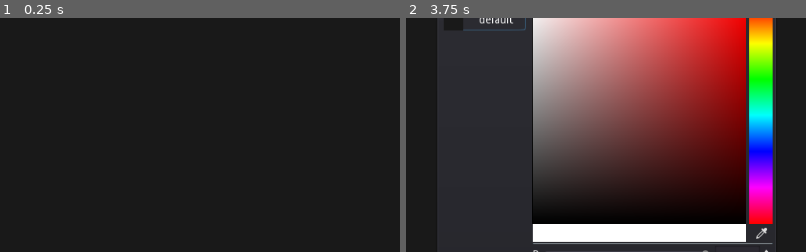
Above: before the commit, frames 1-2 (left to right).
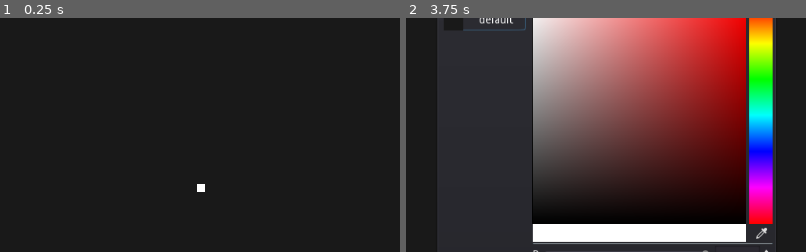
Above: after the commit, the same moments.

Repository: hpn33/manga-reader-by-godot-
Game: Godot game, scene res://scene/Main.tscn
Same seed, same stepped clock (60 frames per second), same inputs: the game is played once before the commit and once after it.
Inputs:
- Up to frame 1 (0.25 s): no input
- Up to frame 2 (3.75 s): click "choise image path" at 0.5 s; click "O" at 1.25 s; click "_" at 2 s; click "Full" at 2.75 s; click "Option" at 3.5 s
The pictures show only the part of the screen within x 25-75%, y 14-64%; the shares and areas given below are measured in that part.

The runs differ from the first frame. In frame 1, less than 0.1% of the frame differs, in the area x 49-52%, y 70-75%; in frame 2, nothing differs.
Error in both runs: Trying to assign value of type 'MenuButton' to a variable of type 'Label'. (res://scene/ui/TitleBar/TitleBar.gd:3)

Commit message:
improve sorting

Diff:
--- a/object/ImageHolder2D/ImageHolder2D.gd
+++ b/object/ImageHolder2D/ImageHolder2D.gd
@@ -1,6 +1,4 @@
 extends Sprite
-
-signal update(index)
 
 var thread = null
 
@@ -50,12 +48,14 @@
 	# Always wait for threads to finish, this is required on Windows
 	thread.wait_to_finish()
 
+	var prev_size = size.y
+
 	texture = resource
-	set_size()
 
-#	adapter.set_size()
+	var diff = size.y - prev_size
 
-
+	adapter.fix_pos_to_last(get_position_in_parent(), diff)
+#	adapter.sorting()
 
 
 func set_margin(x, y):
@@ -67,7 +67,6 @@
 func set_size():
 	size = texture.get_size() + margin
 	fix_offset()
-	emit_signal("update")
 
 
 func fix_offset():
--- a/object/ImageView/ImageView.gd
+++ b/object/ImageView/ImageView.gd
@@ -1,7 +1,6 @@
 extends Node2D
 class_name ImageView
 
-#signal children_changed
 
 onready var fsm = $state
 
@@ -10,7 +9,6 @@
 onready var camera2d = $"../Camera2D"
 
 
-#var index := 0
 var image_list := PoolStringArray()
 var image_textures := []
 var image_size := []
@@ -19,11 +17,6 @@
 var size := Vector2()
 var margin := Vector2(20, 10)
 
-var box := Rect2()
-
-
-#func _ready() -> void:
-#	share.set_value('image_loader', Thread.new())
 
 func start(_image_list):
 	image_list = _image_list
@@ -42,7 +35,6 @@
 
 	size.y = 0
 	for i in get_child_count():
-
 		var child = get_children()[i]
 
 		if child.name == 'state':
@@ -50,36 +42,37 @@
 
 		size.x = max(size.x, child.size.x)
 
-		if i == get_child_count()-1:
-			size.y = child.position.y + child.size.y
+		size.y += child.size.y
 
 	set_camera_limit()
-	sort()
+
+
+func set_size_zero():
+	size = Vector2()
 
 
 func sort():
 	var hp = 0
+	var center_x = size.x/2
 
 	for i in get_child_count():
 
 		var child = get_children()[i]
 		if child.name == 'state':
 			continue
-#		child.set_margin(50, 50)
 
 		# set center
-		child.position.x = size.x/2
+		child.position.x = center_x
 
 		# set vertical position
-		var fix = child.margin.y/2 if i == 1 else 0
-		child.position.y = hp + fix
+		child.position.y = hp
 
-#		print(child.position)
 		hp += child.size.y
 
 
-func sort_to_last(index: int):
-	var hp = 0
+func fix_pos_to_last(index: int, diff):
+	set_size()
+	var center_x = size.x/2
 
 	for i in get_child_count():
 
@@ -88,19 +81,15 @@
 		if child.name == 'state':
 			continue
 
-		if i >= index:
-			# set center
-			var x = size.x /2
-			child.position.x = size.x/2
+		child.position.x = center_x
 
-			# set vertical position
-			var fix = child.margin.y/2 if i == 1 else 0
-			child.position.y = hp + fix
+		if i > index:
+			child.position.y += diff
 
 
-
-#		print(child.position)
-		hp += child.size.y
+func sorting():
+	set_size()
+	sort()
 
 
 func _process(delta: float) -> void:
--- a/object/ImageView/add.gd
+++ b/object/ImageView/add.gd
@@ -1,5 +1,4 @@
 extends State
-
 
 
 func enter(msg: Dictionary = {}) -> void:
@@ -11,6 +10,8 @@
 func _add_image():
 
 	_remove_children()
+
+	owner.set_size_zero()
 
 	if not _has_image():
 		return
@@ -38,10 +39,6 @@
 		new.init(owner, image_path)
 		new.set_margin(10, 10)
 
-#		owner.image_textures.append(new)
 		owner.add_child(new)
 
-		new.connect("update", owner, 'sort_to_last')
 		new.loading()
-
-	owner.set_size()
--- a/object/ImageView/sort.gd
+++ b/object/ImageView/sort.gd
@@ -2,7 +2,6 @@
 
 
 func enter(msg: Dictionary = {}) -> void:
-#	_sort()
 
-#	owner.sort()
+	owner.sorting()
 	change_state('idle')
